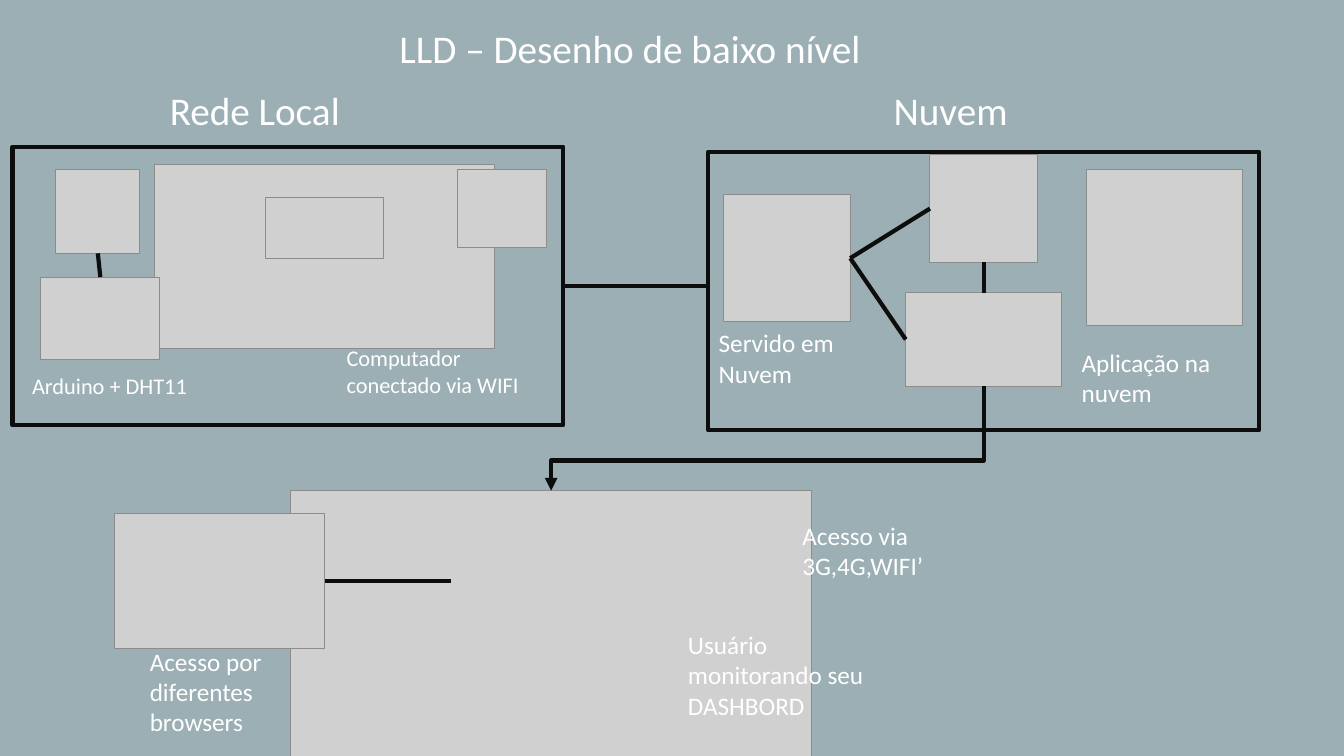
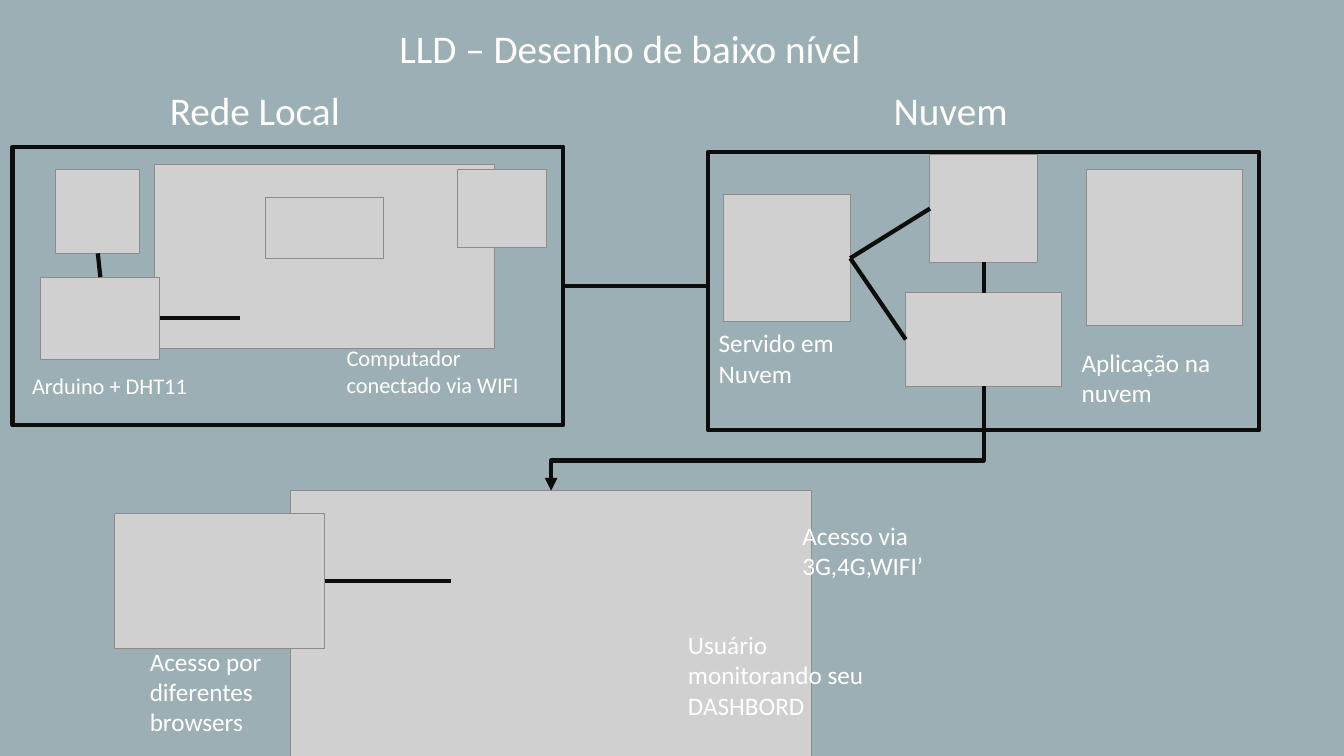
Before and after one commit to fernandoguide/SenSolutions, a slide deck: slide 1 of Documentação/LLD.pptx. Drawn at 1344x756 pixels with LibreOffice and Linux fonts; fonts in the diff are those of the drawing; grey boxes stand for pictures. Boxes give left, top, right and bottom in pixels: in the first picture for what was removed or moved away, otherwise in the second. Text is boxed around its words. In the diff, an @@ line names an element or a change of style, - is before the commit and + after.

```diff
--- a/Documentação/LLD.pptx
+++ b/Documentação/LLD.pptx
@@ line added from (160, 319) to (240, 319), #0D0D0D 3 pt @@
```
Also in this commit, not shown: 1 other file.
